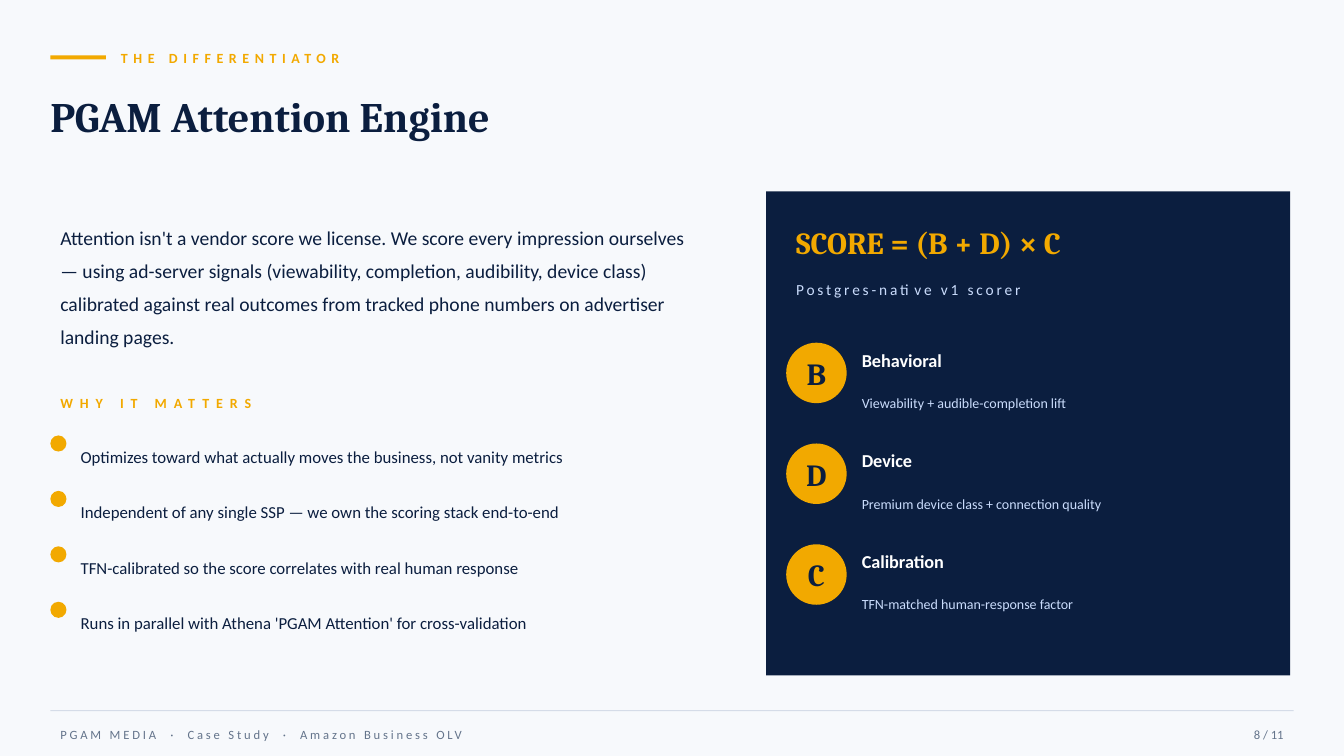
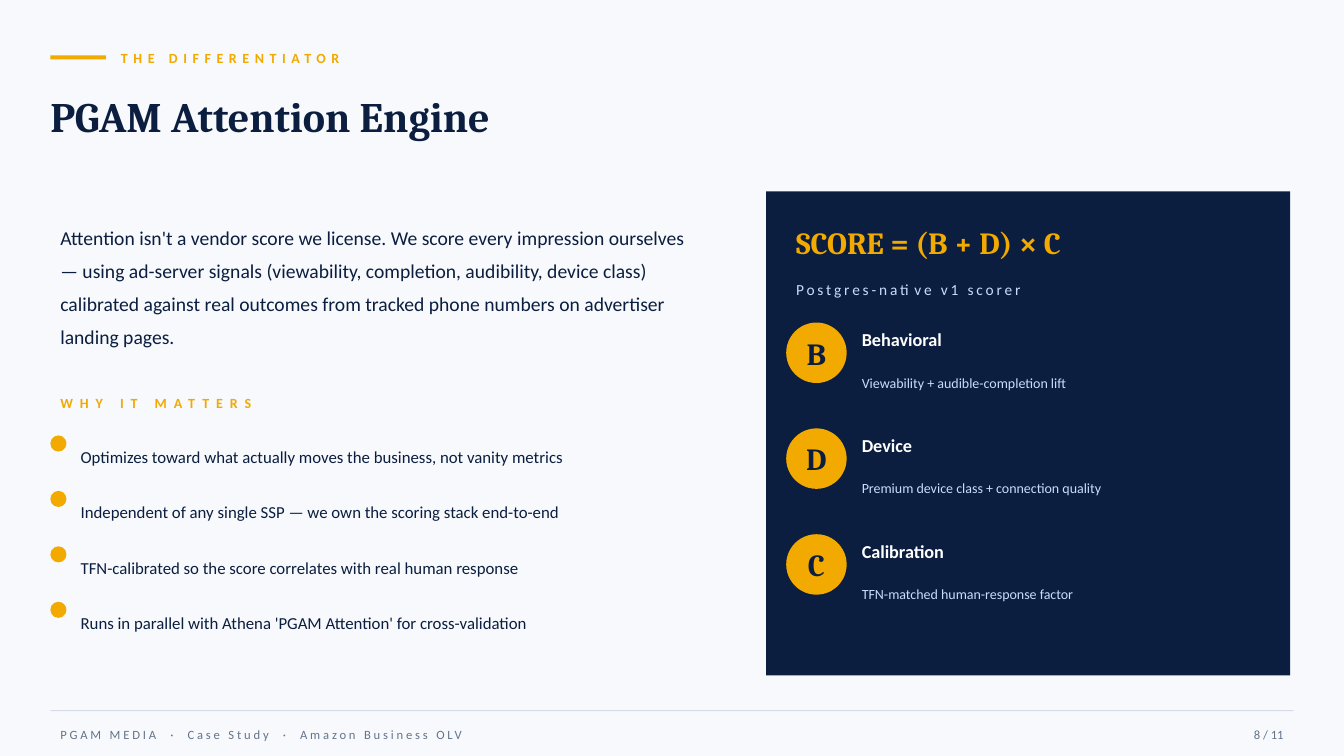
Before and after one commit to mastap150/pgam-intelligence, a slide deck: slide 8 of case_study_deck/PGAM_Case_Study_Amazon_Business_OLV.pptx. Drawn at 1344x756 pixels with LibreOffice and Linux fonts; fonts in the diff are those of the drawing. Boxes give left, top, right and bottom in pixels: in the first picture for what was removed or moved away, otherwise in the second. Text is boxed around its words. In the diff, an @@ line names an element or a change of style, - is before the commit and + after.

```diff
--- a/case_study_deck/PGAM_Case_Study_Amazon_Business_OLV.pptx
+++ b/case_study_deck/PGAM_Case_Study_Amazon_Business_OLV.pptx
@@ 3 texts, 1 ellipse: place and size @@
-3 texts, 1 ellipse at <box>786,343,1066,411</box>
+3 texts, 1 ellipse at <box>786,323,1066,391</box>
@@ 3 texts, 1 ellipse: place and size @@
-3 texts, 1 ellipse at <box>786,444,1101,511</box>
+3 texts, 1 ellipse at <box>786,429,1101,495</box>
@@ 3 texts, 1 ellipse: place and size @@
-3 texts, 1 ellipse at <box>786,544,1073,611</box>
+3 texts, 1 ellipse at <box>786,534,1073,601</box>
```
Also in this commit, not shown: 5 other slides changed, 1 other file.
